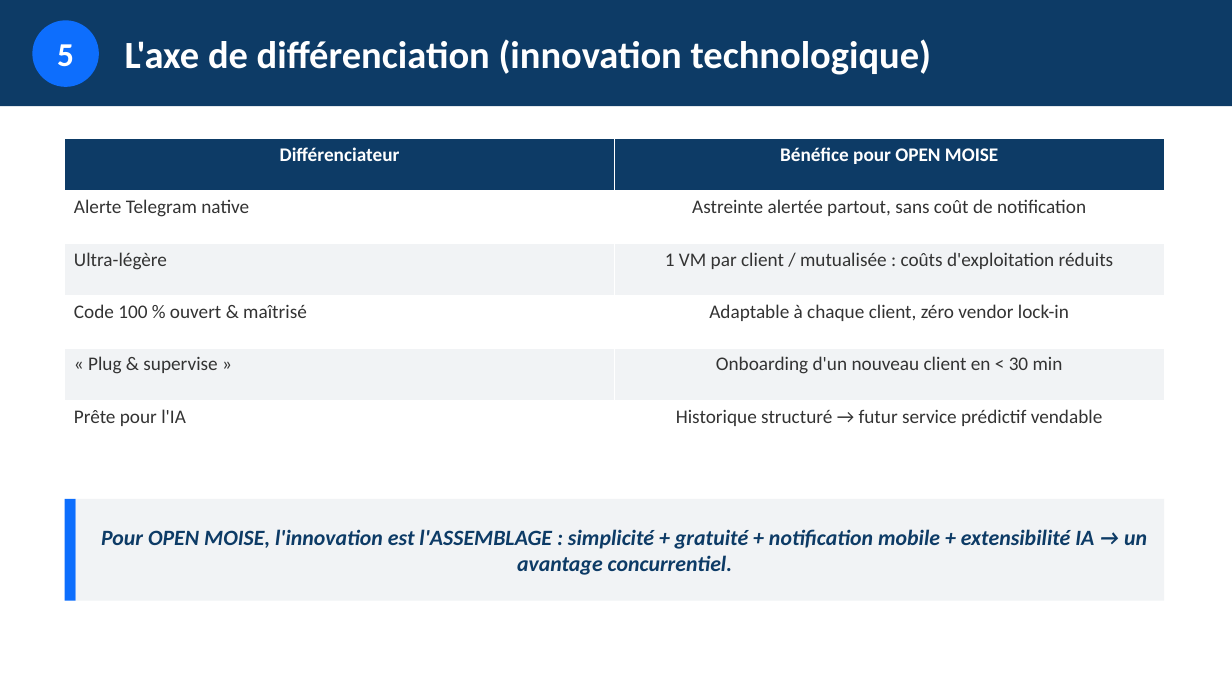
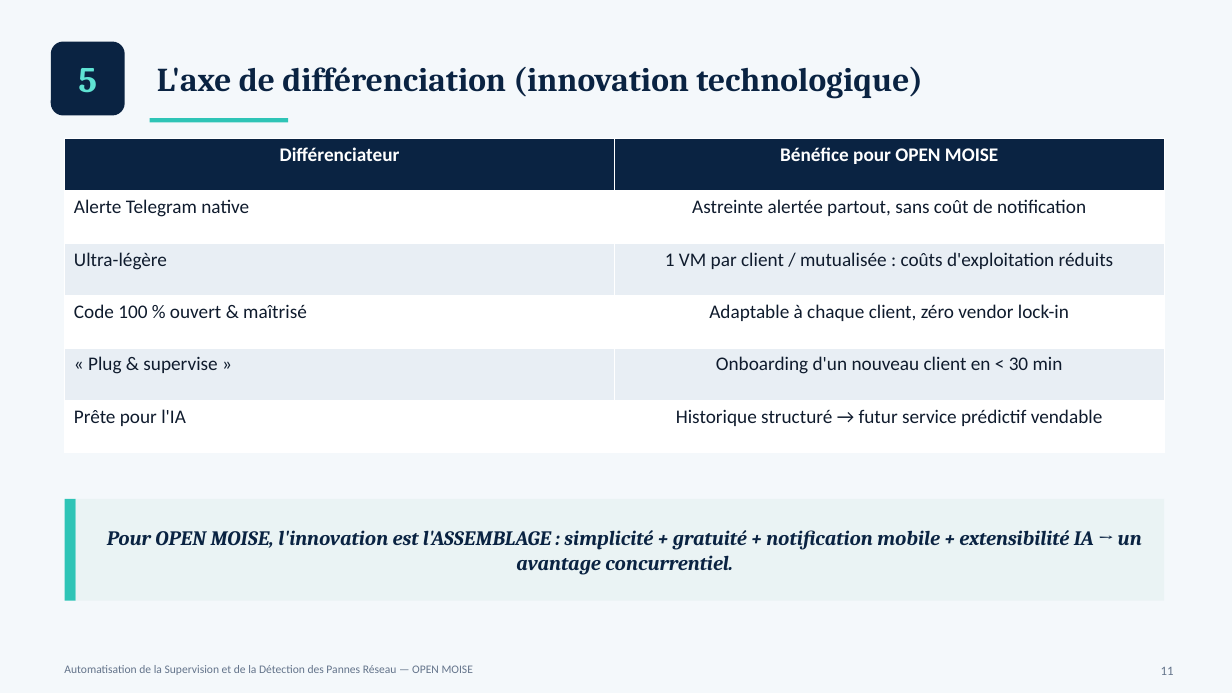
Before and after one commit to esperanceykouassi-bit/Supervision-reseau, a slide deck: slide 11 of soutenance/presentation-projet.pptx. Drawn at 1232x693 pixels with LibreOffice and Linux fonts; fonts in the diff are those of the drawing. Boxes give left, top, right and bottom in pixels: in the first picture for what was removed or moved away, otherwise in the second. Text is boxed around its words. In the diff, an @@ line names an element or a change of style, - is before the commit and + after.

```diff
--- a/soutenance/presentation-projet.pptx
+++ b/soutenance/presentation-projet.pptx
@@ background #FFFFFF to #F4F8FB @@
@@ rectangle removed at box(0, 0, 1232, 106) @@
@@ text "5": place and size @@
-text "5" at box(32, 20, 99, 87)
+text "5" at box(78, 68, 97, 93)
@@ text "5" at box(78, 68, 97, 93): size 26 to 28 pt, font Calibri to Cambria, text colour #FFFFFF to #5FE3D3; fill #0D6EFD to none @@
@@ rounded rectangle added at box(51, 42, 125, 116), fill #0A2342 @@
@@ text "L'axe de différenciation (innovation technologique)": place and size @@
-text "L'axe de différenciation (innovation technologique)" at box(125, 39, 932, 75)
+text "L'axe de différenciation (innovation technologique)" at box(157, 67, 923, 99)
@@ text "L'axe de différenciation (innovation technologique)" at box(157, 67, 923, 99): size 30 to 26 pt, font Calibri to Cambria, text colour #FFFFFF to #0A2342 @@
@@ rectangle added at box(150, 118, 288, 122), fill #2EC4B6 @@
@@ table at box(65, 139, 1165, 453) @@
@@ fill #0D3B66 to #0A2342 in row 1 @@
@@ fill #F1F3F5 to #E8EEF4 in 4 cells @@
@@ text colour #333333 to #0F1B2D in "Alerte Telegram native", "Astreinte alertée partout, sans coût de notification", "Ultra-légère", "1 VM par client / mutualisée : ..." and 6 more places @@
@@ rectangle at box(65, 499, 76, 601): fill #0D6EFD to #2EC4B6 @@
@@ rectangle "Pour OPEN MOISE, l'innovation est ..." at box(76, 499, 1165, 601): size 17 to 16 pt, font Calibri to Cambria, text colour #0D3B66 to #0A2342; fill #F1F3F5 to #EAF3F4 @@
@@ text added at box(64, 665, 473, 675), 9 pt, text #64748B @@
+Automatisation de la Supervision et de la Détection des Pannes Réseau — OPEN MOISE
@@ text added at box(1161, 667, 1174, 675), 10 pt, text #64748B @@
+11
```
Also in this commit, not shown: 36 other slides changed, 1 other file.
